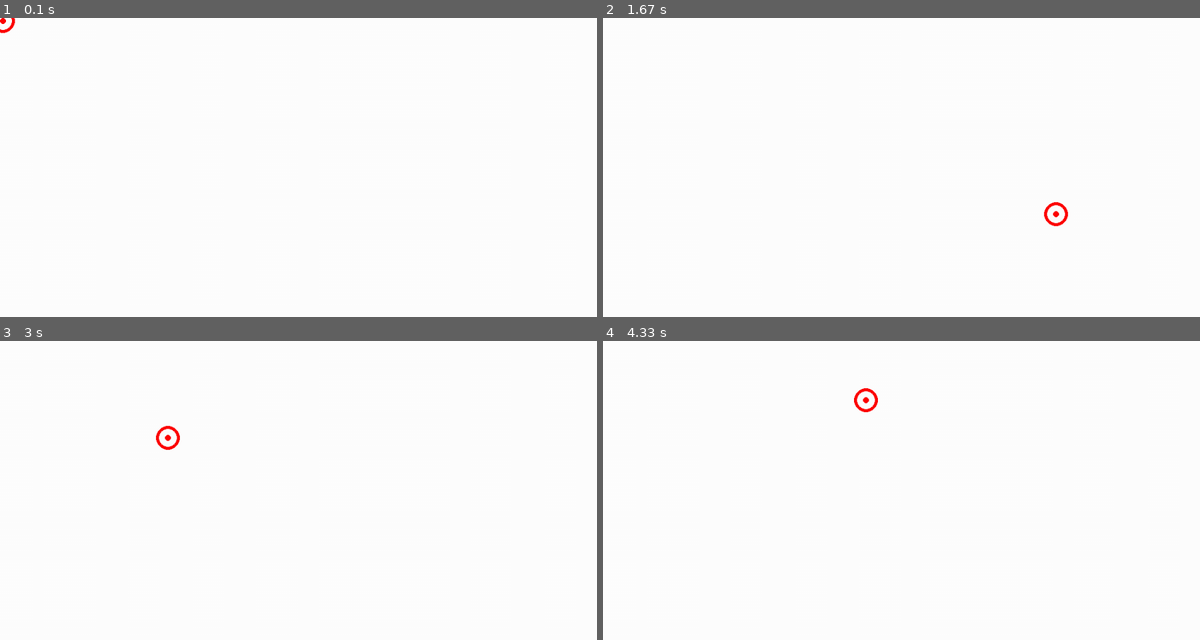
Above: before the commit, frames 1-4 (two rows, left to right).
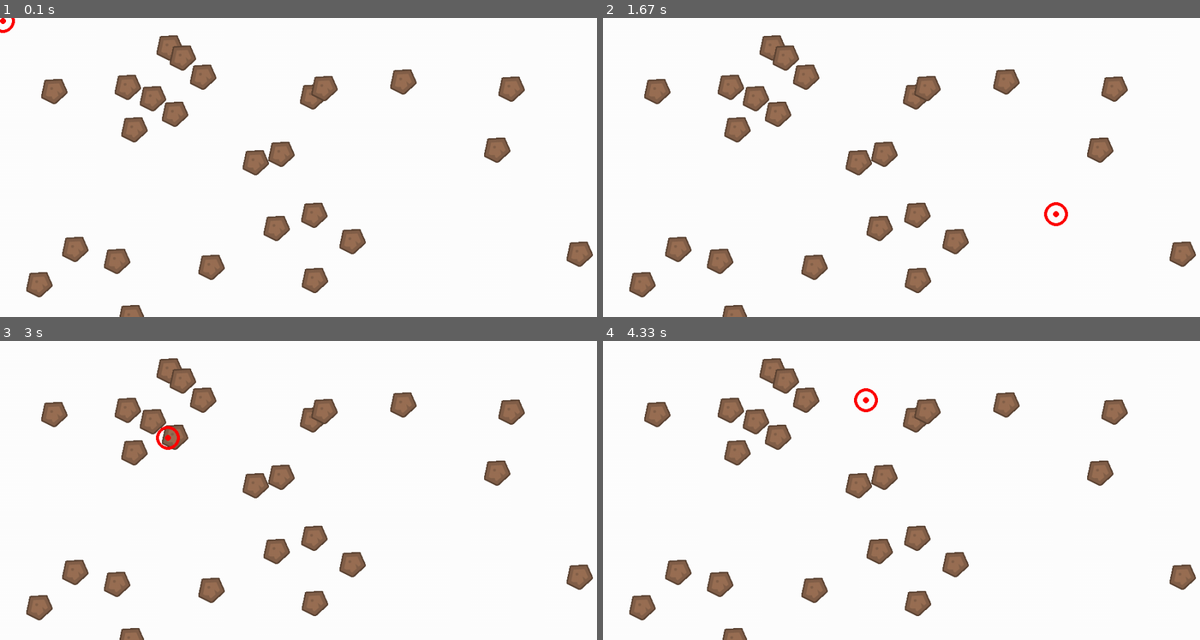
Above: after the commit, the same moments.

Repository: PerrottaJulian/Pygame-AimLab
Game: pygame game, started from mouse.py
The game is run twice, just before and just after one commit, with the same random seed, the same clock (stepped at 60 frames per second) and the same inputs.
Inputs (mouse positions are in pixels of both pictures, inside the frame that each line leads up to):
- Up to frame 1 (0.1 s): no input
- Up to frame 2 (1.67 s): press the mouse at (758, 170) at 0.37 s; move the mouse to (859, 200) at 0.47 s; release the mouse at (961, 233) at 0.6 s; press the mouse at (758, 170) at 0.7 s; move the mouse to (865, 179) at 0.8 s; release the mouse at (973, 191) at 0.93 s; press the mouse at (758, 170) at 1.03 s; move the mouse to (817, 206) at 1.13 s; release the mouse at (871, 245) at 1.27 s; press the mouse at (758, 170) at 1.37 s; move the mouse to (907, 191) at 1.47 s; release the mouse at (1056, 215) at 1.6 s
- Up to frame 3 (3 s): press the mouse at (155, 493) at 1.7 s; move the mouse to (328, 529) at 1.8 s; release the mouse at (507, 568) at 1.93 s; press the mouse at (155, 493) at 2.03 s; move the mouse to (286, 466) at 2.13 s; release the mouse at (423, 436) at 2.27 s; press the mouse at (155, 493) at 2.37 s; move the mouse to (292, 454) at 2.47 s; release the mouse at (435, 415) at 2.6 s; press the mouse at (155, 493) at 2.7 s; move the mouse to (161, 466) at 2.8 s; release the mouse at (167, 436) at 2.93 s
- Up to frame 4 (4.33 s): press the mouse at (758, 493) at 3.03 s; move the mouse to (740, 547) at 3.13 s; release the mouse at (722, 601) at 3.27 s; press the mouse at (758, 493) at 3.37 s; move the mouse to (770, 502) at 3.47 s; release the mouse at (782, 514) at 3.6 s; press the mouse at (758, 493) at 3.7 s; move the mouse to (925, 526) at 3.8 s; release the mouse at (1086, 562) at 3.93 s; press the mouse at (758, 493) at 4.03 s; move the mouse to (811, 445) at 4.13 s; release the mouse at (865, 400) at 4.27 s

The runs differ from the first frame. In frame 1, 6.9% of the frame differs, in the area x 4-100%, y 5-100%; in frame 2, 6.9%; in frame 3, 6.8%; in frame 4, 6.9%.

Commit message:
22/11/2023 (2)

Diff:
--- /dev/null
+++ b/fondo.py
@@ -0,0 +1,96 @@
+import pygame, sys, random
+
+pygame.init()
+
+#Pantalla
+size = (500, 600)
+screen = pygame.display.set_mode(size)
+pygame.display.set_caption("Meteoritos")
+clock = pygame.time.Clock()
+
+#Imagen
+"""
+background = pygame.image.load("background.png").convert()
+meteor = pygame.image.load("meteor.png").convert()
+meteor.set_colorkey((0,0,0) )
+"""
+
+class Meteor (pygame.sprite.Sprite):
+    def __init__(self):
+        super().__init__()
+        self.image = pygame.image.load("meteor.png").convert()
+        self.image.set_colorkey((0,0,0))
+        self.rect = self.image.get_rect()
+
+class Player (pygame.sprite.Sprite):
+    def __init__(self):
+        super().__init__()
+        self.image = pygame.image.load("player.png").convert()
+        self.image.set_colorkey((0,0,0))
+        self.rect = self.image.get_rect()
+
+#listas
+meteor_list = pygame.sprite.Group() #? Proposito: Detectar colisiones
+all_sprites_list = pygame.sprite.Group() #? Proposito: Dibujar los sprites
+
+#generar meteoros
+for i in range(50):
+    meteor = Meteor()
+    meteor.rect.x = random.randrange(500)
+    meteor.rect.y = random.randrange(600)
+
+    meteor_list.add(meteor)
+    all_sprites_list.add(meteor)
+
+#jugador
+player = Player()
+all_sprites_list.add(player)
+
+#data previa al bucle
+score = 0
+done = False
+print(f"Meteors: {len(meteor_list)}")
+
+#bucle
+while not done:
+    for event in pygame.event.get():
+        #print(event)
+        if event.type == pygame.QUIT:
+            done = True
+
+    screen.fill((255,255,255))
+    all_sprites_list.draw(screen)
+    #mouse
+    mouse_pos = pygame.mouse.get_pos()
+    x = mouse_pos[0]
+    y = mouse_pos[1]
+    #movimiento de nave
+    player.rect.x = x
+    player.rect.y = y
+
+    #colision
+    meteor_hit_list =  pygame.sprite.spritecollide(player, meteor_list, True)
+
+    for meteor in meteor_hit_list:
+        score += 1
+        print(score)
+
+    if score == 50:
+        score = 0
+        for i in range(50):
+            meteor = Meteor()
+            meteor.rect.x = random.randrange(500)
+            meteor.rect.y = random.randrange(600)
+            meteor_list.add(meteor)
+            all_sprites_list.add(meteor)
+
+
+
+    """
+    screen.blit(background, [0,0])
+    screen.blit(meteor, [x,y] )
+    """
+
+
+    pygame.display.update()
+    clock.tick(60)
--- a/mouse.py
+++ b/mouse.py
@@ -1,12 +1,10 @@
 import pygame, sys, random
-pygame.init()
 
-#Pantalla
+
+
+
+#* Datos previos
 size = (1000, 500)
-screen = pygame.display.set_mode(size)
-pygame.mouse.set_visible(0)
-#FPS´s
-clock = pygame.time.Clock()
 #colores
 black = (0,0,0)
 white = (255,255,255)
@@ -16,15 +14,42 @@
 grey = (50,50,50)
 dark_blue = (0, 0, 15)
 
-def Mira():
-    borde = pygame.draw.circle(screen, red, mouse_pos, 20, 5)
-    centro = pygame.draw.circle(screen, red, mouse_pos, 5)
+#*Pygame
+pygame.init()
 
-#
+screen = pygame.display.set_mode(size)
+pygame.mouse.set_visible(0)
+clock = pygame.time.Clock()
+
+#Sprites
+class Meteoro(pygame.sprite.Sprite):
+    def __init__(self):
+        super().__init__()
+        self.image = pygame.image.load("meteor.png").convert()
+        self.image.set_colorkey(black)
+        self.rect = self.image.get_rect()
+
+# Mira
+def Mira(center):
+    borde = pygame.draw.circle(screen, red, center, 20, 5)
+    centro = pygame.draw.circle(screen, red, center, 5)
+
+#meteoritos
+lista_meteoros = pygame.sprite.Group()
+lista_sprites = pygame.sprite.Group()
+
+def generarMeteoros():
+    for i in range(25):
+        meteoro = Meteoro()
+        meteoro.rect.x = random.randint(10,990)
+        meteoro.rect.y = random.randint(10,490)
+        lista_meteoros.add(meteoro)
+        lista_sprites.add(meteoro)
 
 
 #Bucle principal
 done = False
+generarMeteoros()
 while not done:
     for event in pygame.event.get():
         #print(event)
@@ -33,13 +58,14 @@
         if event.type == pygame.MOUSEBUTTONDOWN:
             print("PEW PEW")
             pygame.MOUSEBUTTONUP
+    #!Dibujos de pantalla
     screen.fill(white)
-
-    #!animacion mouse
+    lista_meteoros.draw(screen)
+    #!Mouse
     mouse_pos = pygame.mouse.get_pos()
 
-    #!dibujo cuadrado
-    Mira()
+    #!dibujo mirilla
+    Mira(mouse_pos)
 
 
 
Binary file added: background.png
Binary file added: brick.png
Binary file added: meteor.png
Binary file added: player.png
